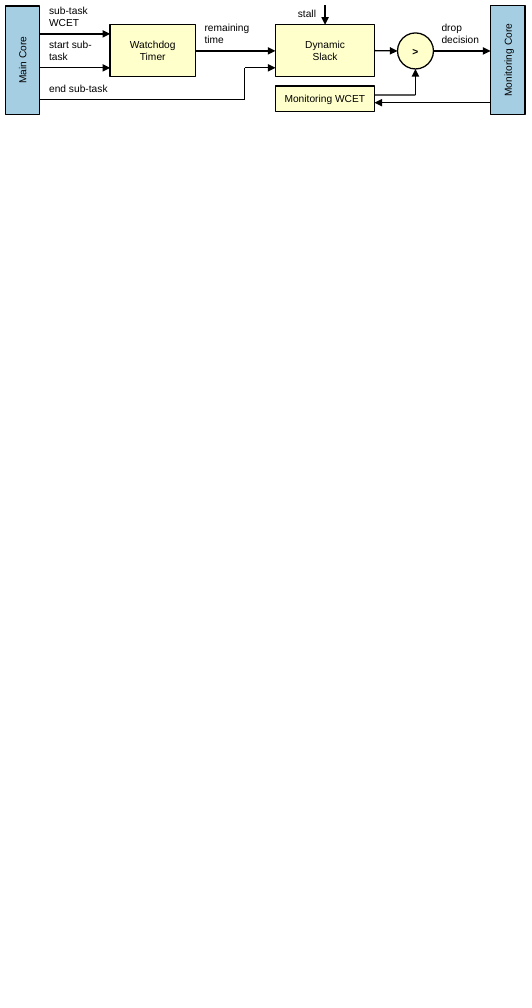
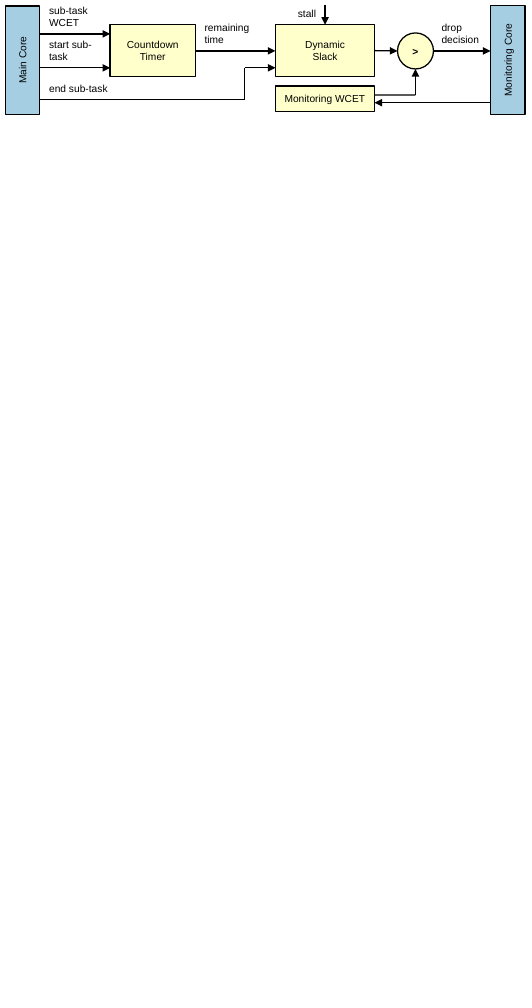
Before and after one commit to dl575/lo_thesis, a slide deck: slide 3 of monitoring_hard_drop/figs_src/diagrams-wide.pptx. Drawn at 532x1008 pixels with LibreOffice and Linux fonts; fonts in the diff are those of the drawing. Boxes give left, top, right and bottom in pixels: in the first picture for what was removed or moved away, otherwise in the second. Text is boxed around its words. In the diff, an @@ line names an element or a change of style, - is before the commit and + after.

```diff
--- a/monitoring_hard_drop/figs_src/diagrams-wide.pptx
+++ b/monitoring_hard_drop/figs_src/diagrams-wide.pptx
@@ text in rectangle at box(127, 40, 179, 60): text changed @@
-Watchdog Timer
+Countdown Timer
```
Also in this commit, not shown: 6 other files.
